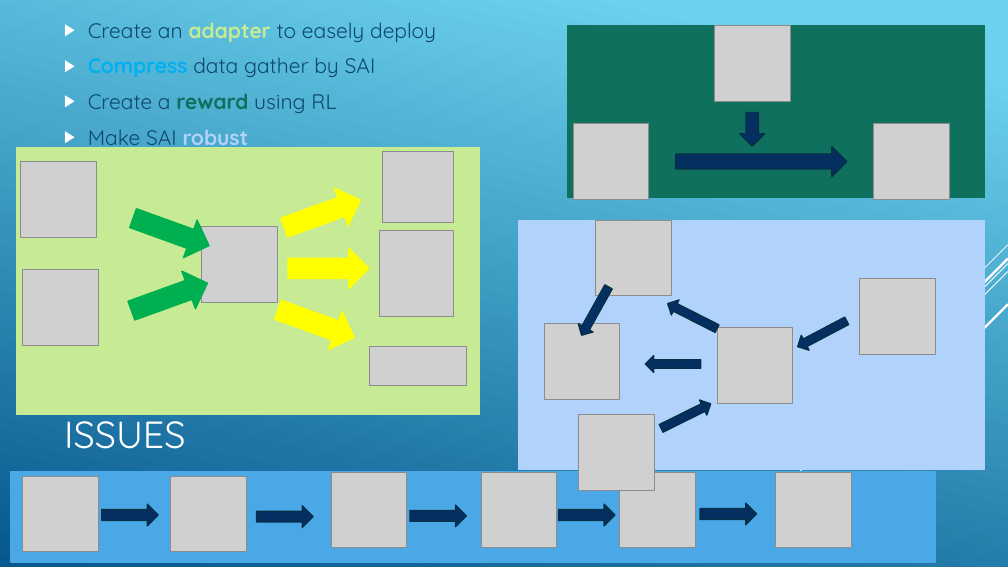
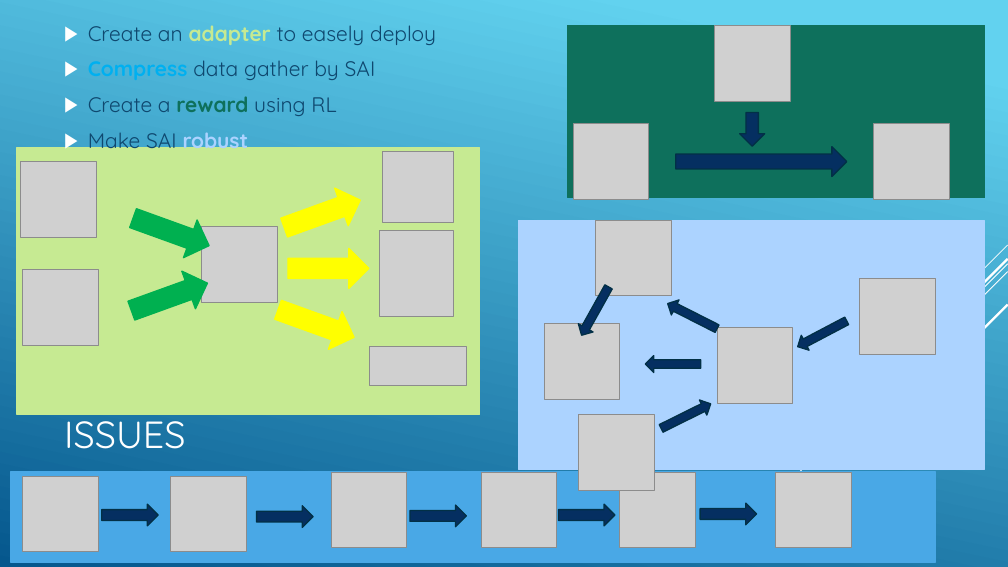
Before and after one commit to jnguyen1192/SIA, a slide deck: slide 11 of SAI_presentation.pptx. Drawn at 1008x567 pixels with LibreOffice and Linux fonts; fonts in the diff are those of the drawing; grey boxes stand for pictures. Boxes give left, top, right and bottom in pixels: in the first picture for what was removed or moved away, otherwise in the second. Text is boxed around its words. In the diff, an @@ line names an element or a change of style, - is before the commit and + after.

```diff
--- a/SAI_presentation.pptx
+++ b/SAI_presentation.pptx
@@ background gradient #6ED2EB to #06588E to gradient #62D2EF to #05578D @@
@@ text "Create an adapter to easely ..." at <box>88,25,436,154</box>: text colour #0F496F to #0F486F in "Create an to easely deploy", "data gather by SAI", "Create a using RL", "Make SAI"; text colour #C7EA94 to #C6EA92 in "adapter"; text colour #0F705D to #0E705C in "reward"; text colour #B1D3FB to #ACD3FF in "robust"; less space between paragraphs @@
@@ rectangle at <box>17,147,480,414</box>: fill #C7EA94 to #C6EA92; outline #C7EA94 1.25 pt to #C6EA92 1.25 pt @@
```
Also in this commit, not shown: 22 other slides changed.
